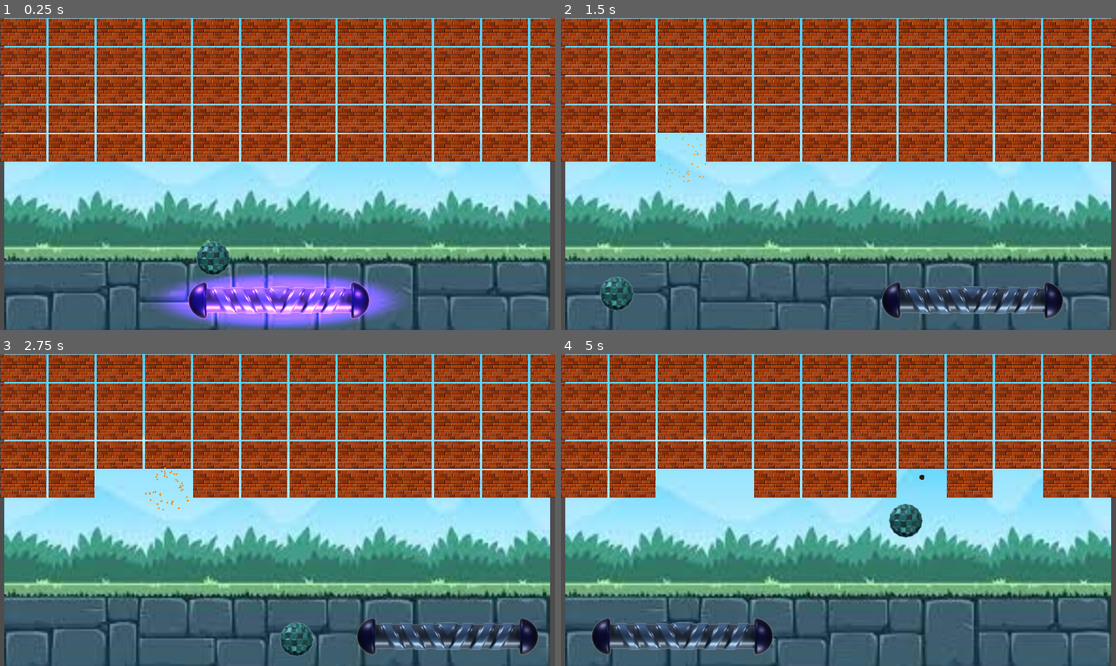
Above: before the commit, frames 1-4 (two rows, left to right).
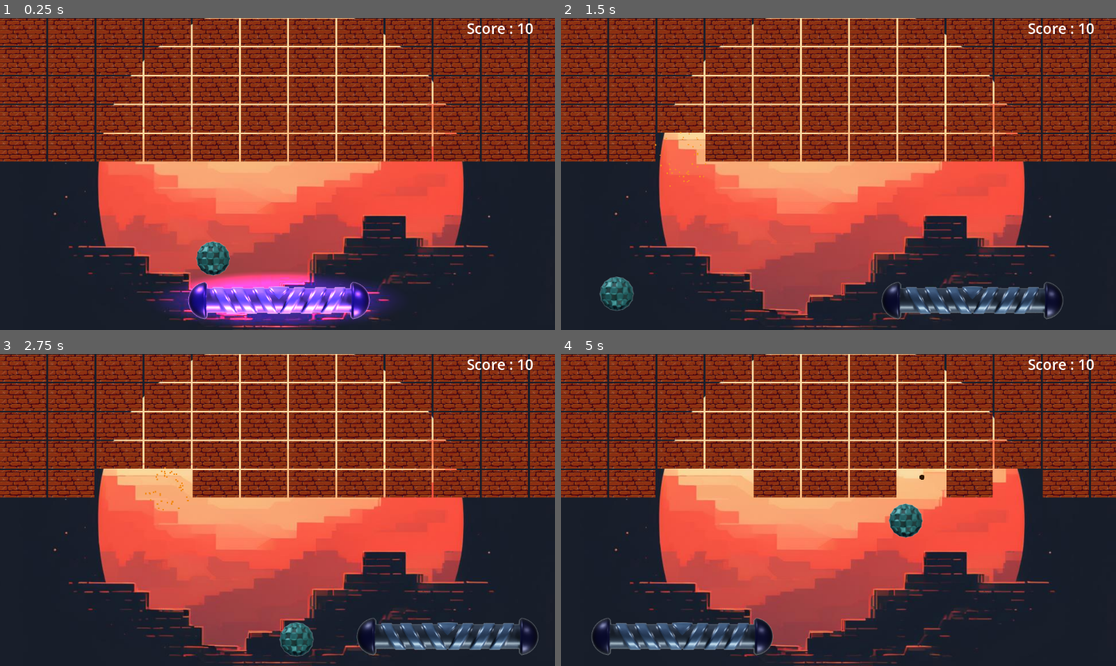
Above: after the commit, the same moments.

Repository: rkumayan/breakout
Game: Godot game, scene res://Scenes/main.tscn
Two runs of this game, one before a commit and one after it. Both use one fixed random seed, a clock stepped at 60 frames per second and the inputs below.
Inputs:
- Up to frame 1 (0.25 s): no input
- Up to frame 2 (1.5 s): hold Right (ui_right) 0.53-1.28 s; hold Left (ui_left) from 1.28 s (still down)
- Up to frame 3 (2.75 s): release Left (ui_left) at 2.03 s; hold Right (ui_right) from 2.03 s (still down)
- Up to frame 4 (5 s): release Right (ui_right) at 3.53 s; hold Left (ui_left) from 3.53 s (still down)

The runs differ from the first frame. In frame 1, 82% of the frame differs, in the area x 0-100%, y 0-100%; in frame 2, 82%; in frame 3, 83%; in frame 4, 83%.

Commit message:
added score UI

Diff:
--- a/Scenes/brick.tscn
+++ b/Scenes/brick.tscn
@@ -1,7 +1,7 @@
 [gd_scene load_steps=5 format=3 uid="uid://bt43ubobtm41n"]
 
-[ext_resource type="Texture2D" uid="uid://57i3p5gim6f4" path="res://assets/brick.jpeg" id="1_125ld"]
 [ext_resource type="Script" path="res://scripts/brick.gd" id="1_ider0"]
+[ext_resource type="Texture2D" uid="uid://bshk6hi3baexs" path="res://assets/brick1.jpeg" id="2_t5moi"]
 [ext_resource type="PackedScene" uid="uid://dmwvjbq368xvo" path="res://Scenes/brick_explosion_particle_effect.tscn" id="3_igwhx"]
 
 [sub_resource type="RectangleShape2D" id="RectangleShape2D_y4gws"]
@@ -11,9 +11,9 @@
 script = ExtResource("1_ider0")
 
 [node name="Sprite2D" type="Sprite2D" parent="."]
-position = Vector2(48.6251, 29.625)
-scale = Vector2(0.512161, 0.328035)
-texture = ExtResource("1_125ld")
+position = Vector2(48, 29.5)
+scale = Vector2(0.564706, 0.385135)
+texture = ExtResource("2_t5moi")
 
 [node name="CollisionShape2D" type="CollisionShape2D" parent="."]
 position = Vector2(48.5, 29.5)
--- a/Scenes/main.tscn
+++ b/Scenes/main.tscn
@@ -2,7 +2,7 @@
 
 [ext_resource type="Script" path="res://main.gd" id="1_4mepv"]
 [ext_resource type="Script" path="res://scripts/player.gd" id="1_jqdgr"]
-[ext_resource type="Texture2D" uid="uid://0a0e5tynjjsx" path="res://assets/bg.jpeg" id="2_lxwjl"]
+[ext_resource type="Texture2D" uid="uid://cf0h68ylp84lm" path="res://assets/bg2.jpeg" id="2_sntja"]
 [ext_resource type="Texture2D" uid="uid://dv6aldhor8wm3" path="res://assets/player.png" id="2_tn4ox"]
 [ext_resource type="Script" path="res://scripts/ball.gd" id="3_qe1sg"]
 [ext_resource type="Texture2D" uid="uid://cm2h4wfko276a" path="res://assets/ball.png" id="4_wly2y"]
@@ -32,9 +32,9 @@
 script = ExtResource("1_4mepv")
 
 [node name="background" type="Sprite2D" parent="."]
-position = Vector2(575.5, 331.5)
-scale = Vector2(3.9069, 3.81034)
-texture = ExtResource("2_lxwjl")
+position = Vector2(581.036, 332.132)
+scale = Vector2(1.18938, 1.15999)
+texture = ExtResource("2_sntja")
 
 [node name="walls" type="Node2D" parent="."]
 
@@ -110,6 +110,23 @@
 
 [node name="bricks_layer_5" type="Node" parent="bricks_layers"]
 
+[node name="Score" type="CanvasLayer" parent="."]
+
+[node name="HBoxContainer" type="VBoxContainer" parent="Score"]
+anchors_preset = 1
+anchor_left = 1.0
+anchor_right = 1.0
+offset_left = -183.0
+offset_bottom = 110.0
+grow_horizontal = 0
+size_flags_horizontal = 8
+
+[node name="Label" type="Label" parent="Score/HBoxContainer"]
+layout_mode = 2
+theme_override_font_sizes/font_size = 30
+text = "Score : 10
+"
+
 [connection signal="timeout" from="player/Timer" to="ball" method="_on_timer_timeout"]
 [connection signal="area_entered" from="ball" to="ball" method="_on_area_entered"]
 [connection signal="body_entered" from="ball" to="ball" method="_on_body_entered"]
Binary file added: assets/bg1.jpeg
Not shown, added: assets/bg1.jpeg.import
Binary file added: assets/bg2.jpeg
Not shown, added: assets/bg2.jpeg.import
Binary file added: assets/brick1.jpeg
Not shown, added: assets/brick1.jpeg.import
